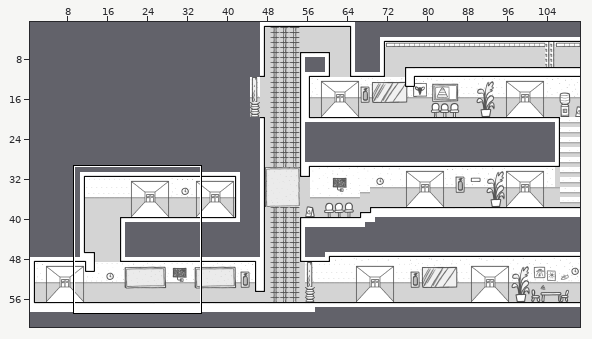
Two versions of a level (Tiled map, assets/map/tiled/level2.tmx). The first picture is a wide view before the edit; the outline marks the close-up.
Close-up. As it was:
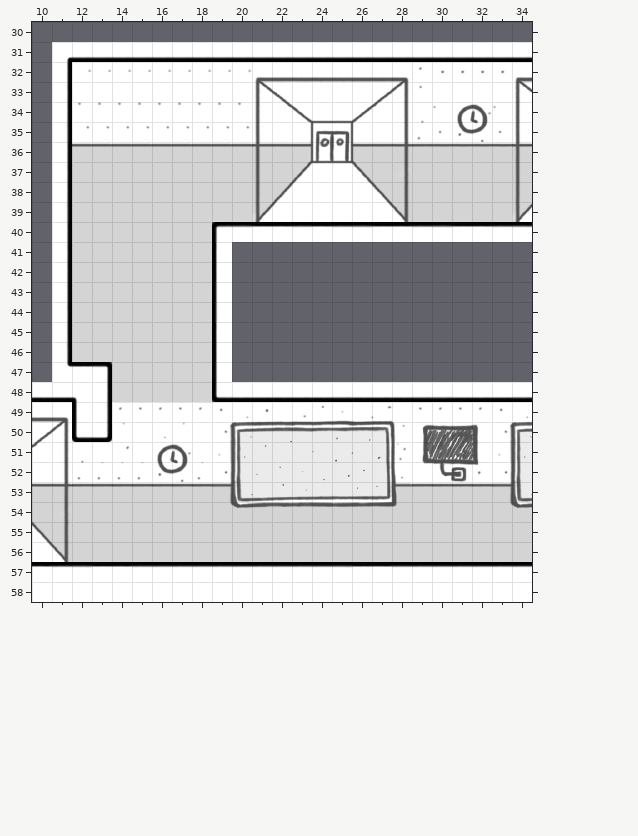
Cells are 32x32 px. Shown: x 10..34, y 30..58. The commit also changed other parts of the map, which this record leaves out.
New version:
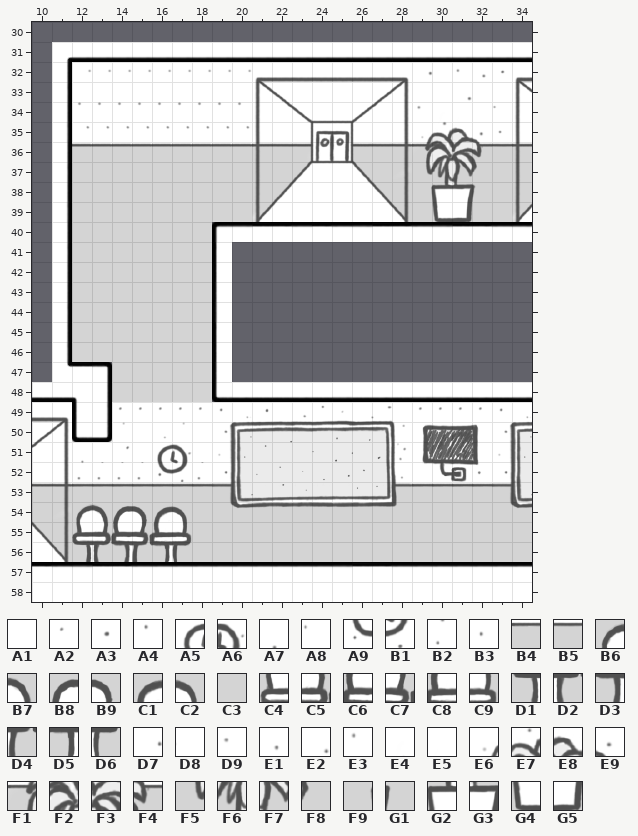
Key: from "MapTileset": A1 10, A2 24, A3 25, A4 104, A5 132, A6 133, A7 184, A8 185, A9 212, B1 213, B2 264, B3 265, B4 344, B5 345, B6 401, B7 402, B8 403, B9 404, C1 405, C2 406, C3 413, C4 481, C5 482, C6 483, C7 484, C8 485, C9 486, D1 561, D2 562, D3 563, D4 564, D5 565, D6 566, D7 670, D8 671, D9 672, E1 673, E2 752, E3 830, E4 831, E5 832, E6 910, E7 911, E8 912, E9 913, F1 990, F2 991, F3 992, F4 993, F5 1070, F6 1071, F7 1072, F8 1073, F9 1146, G1 1149, G2 1151, G3 1152, G4 1227, G5 1228.
__ is an empty cell.
Tiles replaced or removed in this view: A1, A2, A3, A4, A5, A6, A7, A8, A9, B1, B2, B3, B4, B5, C3.
Difference:
Changed rows in their new state; .. is an unchanged cell.
Layer "zone1/backgroundScenery":
first column x 29:
32 D7 D8 D9 E1
33 A1 .. E2 ..
34 E3 E4 E5 A1
35 E6 E7 E8 E9
36 F1 F2 F3 F4
37 F5 F6 F7 F8
38 F9 G2 G3 G1
39 .. G4 G5 ..
first column x 12:
54 B6 B7 B8 B9 C1 C2
55 C4 C5 C6 C7 C8 C9
56 D1 D2 D3 D4 D5 D6
Where, in picture pixels (left, top, right, bottom), the same in both close-ups:
changed: (417, 67, 492, 222)
changed: (72, 504, 192, 562)
